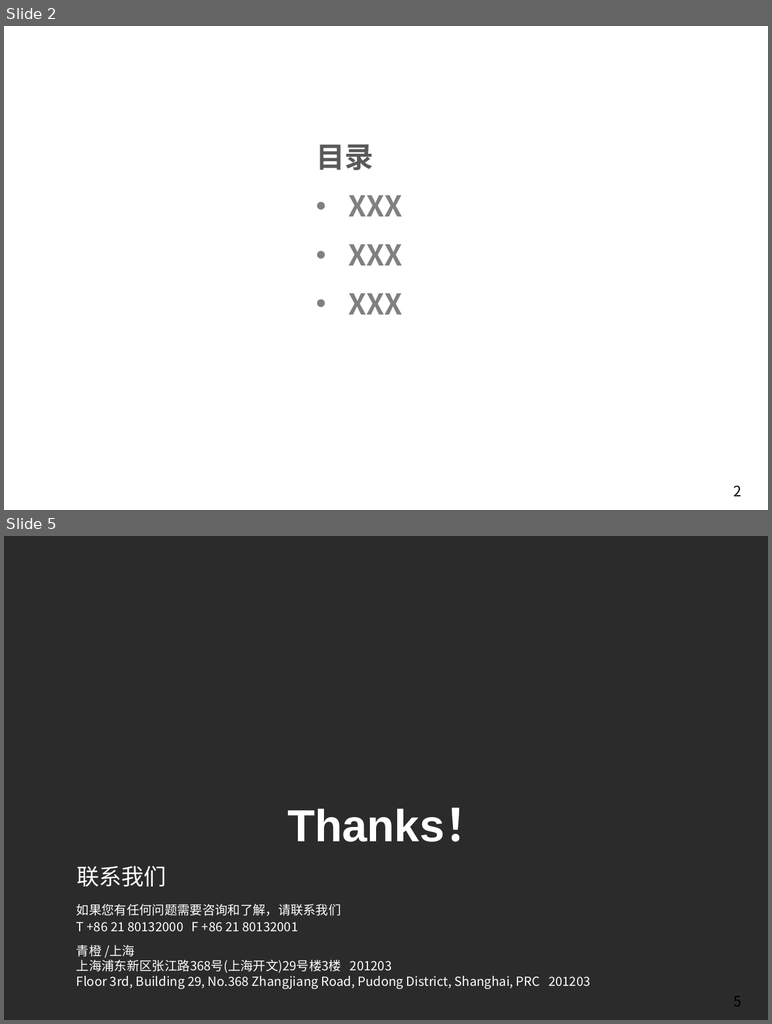
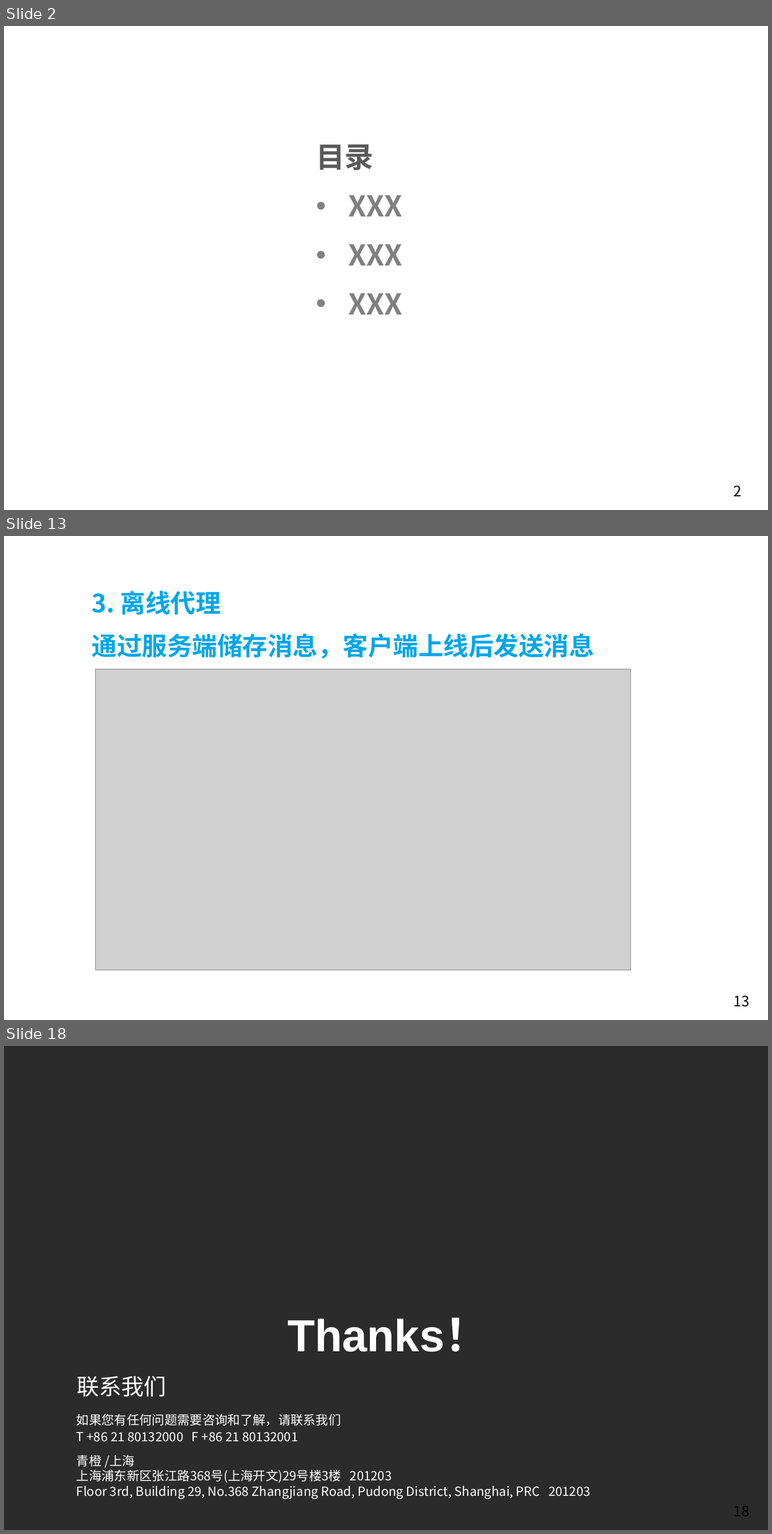
Before and after one commit to Easyhood/IM, a slide deck: 说明文档/IM即时通信总结.pptx. Shown one above the other, each under a label of ours: slides 2 and 5 before the commit, slides 2, 13 and 18 after it; the slides between them are not shown. The pictures are 772x1024 and 772x1534 pixels, drawn with LibreOffice and Linux fonts; fonts in the diff are those of the drawing; grey boxes stand for pictures; background and template pictures are left out; a plain dark background stands for a picture behind light text. Boxes give left, top, right and bottom in pixels: in the first picture for what was removed or moved away, otherwise in the second. Text is boxed around its words. In the diff, an @@ line names an element or a change of style, - is before the commit and + after.

```diff
--- a/说明文档/IM即时通信总结.pptx
+++ b/说明文档/IM即时通信总结.pptx
@@ slide 13 added at box(4, 536, 768, 1020), background picture (left out); not listed: 1 template element that a slide beside it also shows @@
@@ text added at box(92, 591, 594, 659), 28 pt, text #00A6E9, bold @@
+3. 离线代理
+通过服务端储存消息，客户端上线后发送消息
@@ picture added at box(96, 669, 631, 970) @@
@@ what was slide 5 is now slide 18 @@
@@ page number at box(733, 1505, 749, 1516): text changed @@
-5
+18
```
Also in this commit, not shown: 1 slide changed, 13 other slides added, 1 slide removed.
